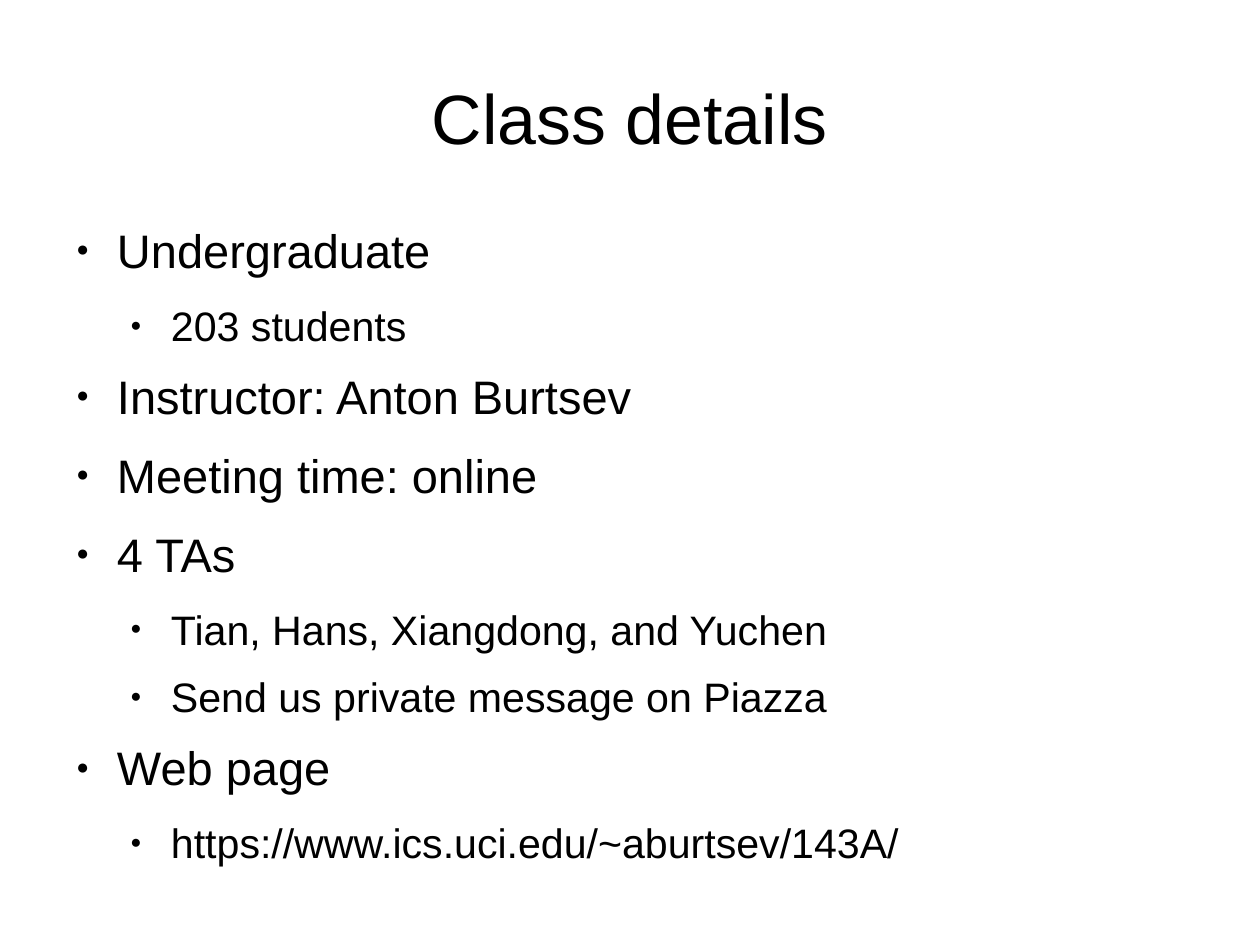
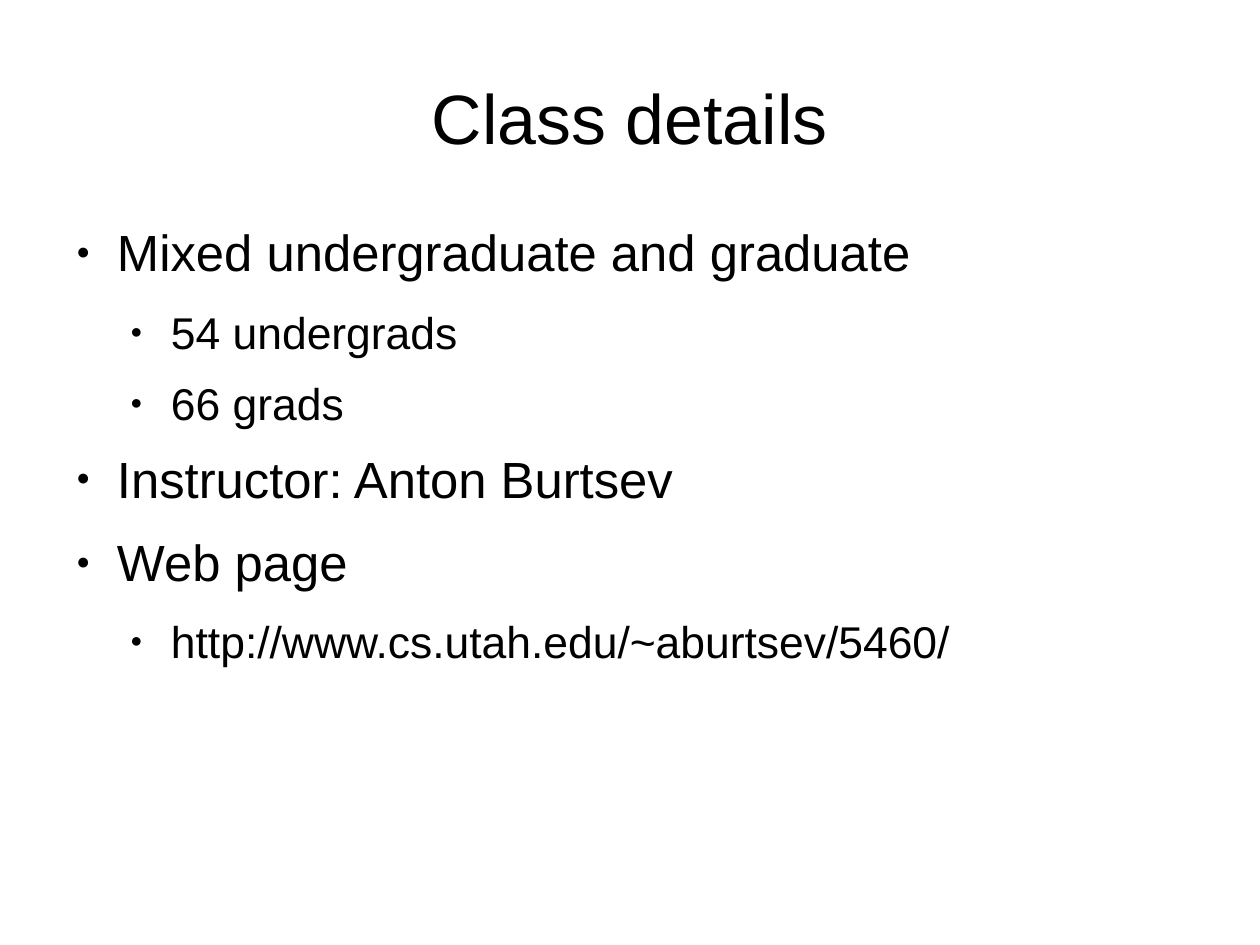
Before and after one commit to antonburtsev/cs5460, a slide deck: slide 3 of lectures/lecture00-logistics/lecture00-logistics.odp. Drawn at 1260x945 pixels with LibreOffice and Linux fonts; fonts in the diff are those of the drawing. Boxes give left, top, right and bottom in pixels: in the first picture for what was removed or moved away, otherwise in the second. Text is boxed around its words. In the diff, an @@ line names an element or a change of style, - is before the commit and + after.

```diff
--- a/lectures/lecture00-logistics/lecture00-logistics.odp
+++ b/lectures/lecture00-logistics/lecture00-logistics.odp
@@ text at [117,234,910,429]: text changed; size 29.6 to 32 pt @@
-● Undergraduate
-  ● 203 students
+● Mixed undergraduate and graduate
+  ● 54 undergrads
+  ● 66 grads
@@ text at [117,459,827,720]: paragraphs removed @@
-● Meeting time: online
-● 4 TAs
-  ● Tian, Hans, Xiangdong, and Yuchen
-  ● Send us private message on Piazza
@@ text at [117,463,673,592]: size 29.6 to 32 pt in "Instructor: Anton Burtsev", "Web page" @@
@@ text at [171,625,949,667]: text changed; size 25.9 to 28 pt @@
-  ● https://www.ics.uci.edu/~aburtsev/143A/
+  ● http://www.cs.utah.edu/~aburtsev/5460/
```
Also in this commit, not shown: 3 other slides changed, 2 other files.
